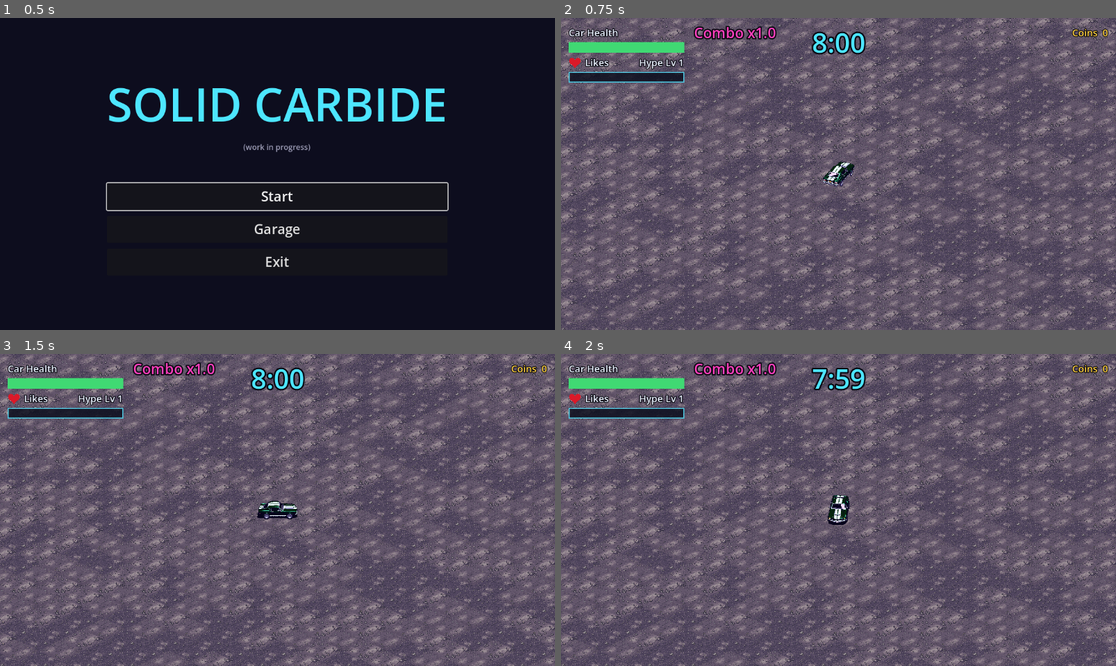
Above: before the commit, frames 1-4 (two rows, left to right).
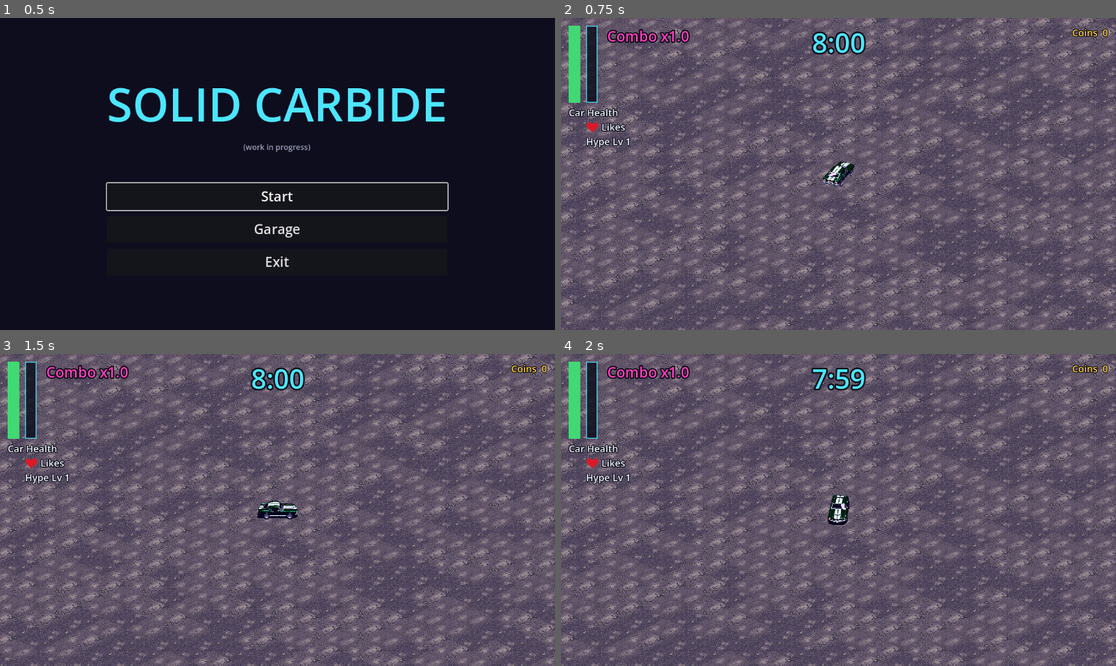
Above: after the commit, the same moments.

Repository: akyrat/solid-carbide-game
Game: Godot game, scene res://scenes/game/game.tscn
Two runs of this game, one before a commit and one after it. Both use one fixed random seed, a clock stepped at 60 frames per second and the inputs below.
Inputs (mouse positions are in pixels of both pictures, inside the frame that each line leads up to):
- Up to frame 1 (0.5 s): no input
- Up to frame 2 (0.75 s): click "Start" at 0.5 s
- Up to frame 3 (1.5 s): tap Enter at 1.25 s; move the mouse to (399, 494) at 1.27 s; hold D (car_steer_right) from 1.28 s (still down); tap Tab (toggle_tuning_panel) at 1.35 s; click (399, 494) at 1.42 s
- Up to frame 4 (2 s): keep holding D (car_steer_right)

Frame 1 is identical in both runs. In frame 2, 3.6% of the frame differs, in the area x 1-39%, y 2-42%; in frame 3, 3.6%; in frame 4, 3.6%.

Commit message:
T-113: health and likes bars upright side by side at the top left
Co-Authored-By: Claude Opus 5.5 <noreply@anthropic.com>

Diff:
--- a/game/scripts/hud/hud.gd
+++ b/game/scripts/hud/hud.gd
@@ -1,8 +1,9 @@
 class_name Hud
 extends CanvasLayer
-## The run's HUD (tasks T-090 and T-049): the timer at the top centre, the
-## car's health bar, the likes bar with the heart and the level at the top
-## left, and the coins at the top right. The HUD only shows values: the run
+## The run's HUD (tasks T-090, T-049 and T-113): the timer at the top centre,
+## the car's health bar and the likes bar standing upright side by side at the
+## top left (labels stacked under them, each starting at its bar's left edge),
+## and the coins at the top right. The HUD only shows values: the run
 ## state owns them (`time_left_changed`, `health_changed`, `xp_changed`,
 ## `coins_changed`). The texts are from T-048.
 
@@ -12,7 +13,13 @@
 const LABEL_COLOR := Color(0.92, 0.95, 1.0)
 const OUTLINE_COLOR := Color(0.03, 0.03, 0.06)
 const MARGIN := 16
-const BAR_SIZE := Vector2(240, 22)
+## Upright bars (T-113): narrow, filling from the bottom up.
+const BAR_SIZE := Vector2(24, 160)
+## Space between the health bar and the likes bar.
+const BAR_GAP := 12
+## Space between the bars and the first label line, and between label lines.
+const LABEL_GAP := 6
+const LINE_GAP := 2
 const HEALTH_COLOR := Color(0.25, 0.85, 0.45)
 const LIKES_COLOR := Color(0.7, 0.45, 1.0)
 const COINS_COLOR := Color(1.0, 0.82, 0.25)
@@ -41,10 +48,11 @@
 var coins_label: Label
 var coins_value_label: Label
 var heart: Control
-## The combo counter (T-083), to the right of the likes row.
+## The combo counter (T-083), to the right of the likes bar, near its top.
 var combo_label: Label
-## The left column; the combo counter (T-083) goes next to the likes bar.
-var left_column: VBoxContainer
+## The top-left area holding both bars and their labels (T-113).
+var left_column: Control
+## The heart and "Likes", under the likes bar.
 var likes_row: HBoxContainer
 var _state: RunState
 
@@ -73,21 +81,22 @@
 
 
 func _build_left() -> void:
-	left_column = VBoxContainer.new()
+	left_column = Control.new()
 	left_column.name = "Left"
-	left_column.add_theme_constant_override("separation", 6)
 	left_column.position = Vector2(MARGIN, MARGIN)
+	left_column.mouse_filter = Control.MOUSE_FILTER_IGNORE
 	add_child(left_column)
+
+	health_bar = _make_bar("HealthBar", HEALTH_COLOR)
+	left_column.add_child(health_bar)
+	likes_bar = _make_bar("LikesBar", LIKES_COLOR)
+	left_column.add_child(likes_bar)
 
 	health_label = _make_label("HealthLabel", TEXT_HEALTH)
 	left_column.add_child(health_label)
-	health_bar = _make_bar("HealthBar", HEALTH_COLOR)
-	left_column.add_child(health_bar)
-
 	likes_row = HBoxContainer.new()
 	likes_row.name = "LikesRow"
-	likes_row.add_theme_constant_override("separation", 8)
-	likes_row.custom_minimum_size.x = BAR_SIZE.x
+	likes_row.add_theme_constant_override("separation", 6)
 	left_column.add_child(likes_row)
 	heart = Control.new()
 	heart.name = "Heart"
@@ -100,11 +109,26 @@
 	likes_label = _make_label("LikesLabel", TEXT_LIKES)
 	likes_row.add_child(likes_label)
 	level_label = _make_label("LevelLabel", TEXT_LEVEL.format({"level": 1}))
-	level_label.size_flags_horizontal = Control.SIZE_EXPAND_FILL
-	level_label.horizontal_alignment = HORIZONTAL_ALIGNMENT_RIGHT
-	likes_row.add_child(level_label)
-	likes_bar = _make_bar("LikesBar", LIKES_COLOR)
-	left_column.add_child(likes_bar)
+	left_column.add_child(level_label)
+	_layout_left()
+	for c: Control in [health_label, likes_row, level_label]:
+		c.resized.connect(_layout_left)
+
+
+## The bars side by side, health on the left; under them three label lines,
+## each starting at its bar's left edge: "Car Health", then the heart and
+## "Likes", then "Hype Lv {level}".
+func _layout_left() -> void:
+	health_bar.position = Vector2.ZERO
+	health_bar.size = BAR_SIZE
+	likes_bar.position = Vector2(BAR_SIZE.x + BAR_GAP, 0.0)
+	likes_bar.size = BAR_SIZE
+	var y := BAR_SIZE.y + LABEL_GAP
+	for line: Array in [[health_label, 0.0], [likes_row, likes_bar.position.x], [level_label, likes_bar.position.x]]:
+		var c: Control = line[0]
+		c.size = c.get_combined_minimum_size()
+		c.position = Vector2(line[1], y)
+		y += c.size.y + LINE_GAP
 
 
 func _build_coins() -> void:
@@ -131,16 +155,13 @@
 	combo_label.add_theme_constant_override("outline_size", 10)
 	add_child(combo_label)
 	_place_combo()
-	likes_row.resized.connect(_place_combo)
 	combo_label.resized.connect(_place_combo)
 
 
-## Puts the counter right of the likes row, centred on the row's height.
+## Puts the counter right of the likes bar, level with the bar's top.
 func _place_combo() -> void:
-	var row_rect := likes_row.get_global_rect()
-	combo_label.position = Vector2(
-		row_rect.end.x + COMBO_GAP,
-		row_rect.position.y + (row_rect.size.y - combo_label.size.y) / 2.0)
+	var bar := likes_bar.get_global_rect()
+	combo_label.position = Vector2(bar.end.x + COMBO_GAP, bar.position.y)
 
 
 ## "Combo x2.5": the multiplier without trailing zeros.
@@ -163,6 +184,7 @@
 	var b := ProgressBar.new()
 	b.name = bar_name
 	b.custom_minimum_size = BAR_SIZE
+	b.fill_mode = ProgressBar.FILL_BOTTOM_TO_TOP
 	b.show_percentage = false
 	b.min_value = 0.0
 	b.max_value = 1.0
--- a/game/tests/fixtures/hud_from_menu_demo.gd
+++ b/game/tests/fixtures/hud_from_menu_demo.gd
@@ -1,7 +1,8 @@
 extends Node
 ## Test fixture for a screenshot of the HUD in a run started from the main
 ## menu (task T-049): opens the game, presses Start, then gives the run some
-## damage, likes and coins so every part of the HUD shows a value.
+## damage, likes, coins and a combo so every part of the HUD shows a value
+## (since T-113 the health and likes bars stand upright at the top left).
 
 
 func _ready() -> void:
@@ -14,3 +15,5 @@
 	state.damage_car(state.max_health * 0.3)
 	state.add_xp(state.xp_needed() * 1.4)
 	state.add_coins(37)
+	state.add_trick("alternate_drift")
+	state.add_trick("three_sixty")
--- a/game/tests/unit/hud/test_hud_combo.gd
+++ b/game/tests/unit/hud/test_hud_combo.gd
@@ -33,15 +33,20 @@
 	assert_eq(r.hud.combo_label.text, "Combo x6.0")
 
 
-func test_counter_is_right_of_the_likes_row_and_clear_of_the_rest() -> void:
+func test_counter_is_right_of_the_likes_bar_and_clear_of_the_rest() -> void:
 	var r := _run()
 	await get_tree().process_frame
 	var hud: Hud = r.hud
 	var c := hud.combo_label.get_global_rect()
-	assert_gt(c.position.x, hud.likes_row.get_global_rect().end.x, "right of the likes row")
+	var bar := hud.likes_bar.get_global_rect()
+	assert_gt(c.position.x, bar.end.x, "right of the likes bar (T-113)")
+	assert_lt(c.position.y, bar.position.y + bar.size.y / 2.0, "near the bar's top")
 	assert_false(c.intersects(hud.timer_label.get_global_rect()), "clear of the timer")
 	assert_false(c.intersects(hud.coins_label.get_global_rect()), "clear of the coins")
 	assert_false(c.intersects(hud.health_bar.get_global_rect()), "clear of the health bar")
+	assert_false(c.intersects(bar), "clear of the likes bar")
+	for l: Control in [hud.health_label, hud.likes_row, hud.level_label]:
+		assert_false(c.intersects(l.get_global_rect()), "clear of %s" % l.name)
 
 
 func test_counter_is_not_red() -> void:
--- /dev/null
+++ b/game/tests/unit/hud/test_hud_layout.gd
@@ -0,0 +1,166 @@
+extends GutTest
+## Task T-113: the car's health bar and the likes bar stand upright, side by
+## side at the top left, and no HUD element overlaps another, the pause
+## strip's content or the middle of the screen (where the car and its trick
+## popups are).
+
+const RUN := preload("res://scenes/run/run.tscn")
+const GAME := preload("res://scenes/game/game.tscn")
+const HUD_SCENE := preload("res://scenes/hud/hud.tscn")
+const TEST_SETTINGS := "user://test_settings_t113.cfg"
+
+
+func before_each() -> void:
+	GameSettings.path = TEST_SETTINGS
+	DirAccess.remove_absolute(TEST_SETTINGS)
+
+
+func after_each() -> void:
+	get_tree().paused = false
+	DirAccess.remove_absolute(TEST_SETTINGS)
+	GameSettings.path = GameSettings.DEFAULT_PATH
+
+
+## A viewport the size of the game window: headless, the root viewport is
+## only 64x64, so screen positions are checked inside one of these.
+func _screen(size := Vector2i.ZERO) -> SubViewport:
+	if size == Vector2i.ZERO:
+		size = Vector2i(
+			ProjectSettings.get_setting("display/window/size/viewport_width"),
+			ProjectSettings.get_setting("display/window/size/viewport_height"))
+	var sv := SubViewport.new()
+	sv.size = size
+	add_child_autofree(sv)
+	return sv
+
+
+func _run() -> Node2D:
+	var r: Node2D = RUN.instantiate()
+	_screen().add_child(r)
+	return r
+
+
+## Every HUD element with a rectangle on screen, by name.
+func _parts(hud: Hud) -> Dictionary:
+	return {
+		"health bar": hud.health_bar.get_global_rect(),
+		"likes bar": hud.likes_bar.get_global_rect(),
+		"Car Health": hud.health_label.get_global_rect(),
+		"heart": hud.heart.get_global_rect(),
+		"Likes": hud.likes_label.get_global_rect(),
+		"Hype Lv": hud.level_label.get_global_rect(),
+		"combo": hud.combo_label.get_global_rect(),
+		"timer": hud.timer_label.get_global_rect(),
+		"coins": hud.coins_label.get_parent().get_global_rect(),
+	}
+
+
+func _assert_no_overlaps(hud: Hud, where: String) -> void:
+	var parts := _parts(hud)
+	var names: Array = parts.keys()
+	for i in names.size():
+		var a: Rect2 = parts[names[i]]
+		assert_gt(a.size.x, 0.0, "%s: %s has a size" % [where, names[i]])
+		for j in range(i + 1, names.size()):
+			# The heart sits inside the likes row with "Likes": the row is one line.
+			if [names[i], names[j]] == ["heart", "Likes"]:
+				assert_false(a.intersects(parts["Likes"]), "%s: heart beside Likes" % where)
+				continue
+			assert_false(a.intersects(parts[names[j]]),
+				"%s: %s and %s do not overlap" % [where, names[i], names[j]])
+
+
+func test_bars_are_upright_and_fill_bottom_up() -> void:
+	var r := _run()
+	await get_tree().process_frame
+	var hud: Hud = r.hud
+	for bar: ProgressBar in [hud.health_bar, hud.likes_bar]:
+		assert_eq(bar.fill_mode, ProgressBar.FILL_BOTTOM_TO_TOP, "%s fills bottom up" % bar.name)
+		var rect := bar.get_global_rect()
+		assert_gt(rect.size.y, rect.size.x * 4.0, "%s stands upright" % bar.name)
+	assert_eq(hud.health_bar.size, hud.likes_bar.size, "same size")
+
+
+func test_bars_side_by_side_at_the_top_left() -> void:
+	var r := _run()
+	await get_tree().process_frame
+	var hud: Hud = r.hud
+	var view := hud.get_viewport().get_visible_rect().size
+	var h := hud.health_bar.get_global_rect()
+	var l := hud.likes_bar.get_global_rect()
+	assert_lt(h.end.x, l.position.x, "health bar left of the likes bar")
+	assert_lt(l.position.x - h.end.x, 20.0, "a small gap only")
+	assert_eq(h.position.y, l.position.y, "tops level")
+	for rect: Rect2 in [h, l]:
+		assert_lt(rect.end.x, view.x * 0.25, "in the left quarter")
+		assert_lt(rect.position.y, view.y * 0.1, "starts at the top")
+		assert_lt(rect.end.y, view.y * 0.5, "in the top half")
+	assert_almost_eq(h.position.x, float(Hud.MARGIN), 0.5, "on the far left")
+
+
+func test_labels_sit_under_their_bars() -> void:
+	var r := _run()
+	await get_tree().process_frame
+	var hud: Hud = r.hud
+	var h := hud.health_bar.get_global_rect()
+	var l := hud.likes_bar.get_global_rect()
+	var health := hud.health_label.get_global_rect()
+	var row := hud.likes_row.get_global_rect()
+	var level := hud.level_label.get_global_rect()
+	assert_gte(health.position.y, h.end.y, "Car Health under the bars")
+	assert_almost_eq(health.position.x, h.position.x, 0.5, "starts at the health bar")
+	assert_almost_eq(row.position.x, l.position.x, 0.5, "heart and Likes start at the likes bar")
+	assert_almost_eq(level.position.x, l.position.x, 0.5, "Hype Lv starts at the likes bar")
+	assert_gte(row.position.y, health.end.y, "Likes line under Car Health")
+	assert_gte(level.position.y, row.end.y, "Hype Lv line under Likes")
+
+
+func test_nothing_overlaps_in_a_run() -> void:
+	var r := _run()
+	r.state.add_xp(r.state.xp_needed() * 1.4)
+	for i in 30:
+		r.state.add_trick("alternate_drift")
+	r.state.add_coins(999)
+	await get_tree().process_frame
+	_assert_no_overlaps(r.hud, "game window")
+
+
+func test_left_area_is_clear_of_the_middle() -> void:
+	# The car is drawn at the middle of the screen; its trick popups go just above it.
+	var r := _run()
+	for i in 30:
+		r.state.add_trick("alternate_drift")
+	await get_tree().process_frame
+	var view: Vector2 = r.hud.get_viewport().get_visible_rect().size
+	var middle := Rect2(view * 0.5 - Vector2(250, 150), Vector2(500, 250))
+	for n: String in ["health bar", "likes bar", "Car Health", "heart", "Likes", "Hype Lv", "combo"]:
+		assert_false(_parts(r.hud)[n].intersects(middle), "%s clear of the car and popups" % n)
+
+
+func test_window_sizes() -> void:
+	for size: Vector2i in [Vector2i(1152, 648), Vector2i(1280, 720), Vector2i(1920, 1080), Vector2i(1024, 576)]:
+		var sv := _screen(size)
+		var hud: Hud = HUD_SCENE.instantiate()
+		sv.add_child(hud)
+		hud.level_label.text = Hud.TEXT_LEVEL.format({"level": 99})
+		hud.combo_label.text = Hud.combo_text(5.75)
+		hud.coins_value_label.text = "99999"
+		await get_tree().process_frame
+		_assert_no_overlaps(hud, "%dx%d" % [size.x, size.y])
+
+
+func test_clear_of_the_pause_strip_content() -> void:
+	var game: Node = GAME.instantiate()
+	_screen().add_child(game)
+	game.menu.start_button.pressed.emit()
+	await get_tree().process_frame
+	await get_tree().process_frame
+	var hud: Hud = game.run.hud
+	var pause: CanvasLayer = game.pause_screen
+	pause.toggle()
+	await get_tree().process_frame
+	assert_true(pause.visible, "paused")
+	var content: Rect2 = pause.title_label.get_parent().get_global_rect()
+	for n: String in ["health bar", "likes bar", "Car Health", "heart", "Likes", "Hype Lv", "combo", "timer"]:
+		assert_false(_parts(hud)[n].intersects(content), "%s clear of the pause strip's text and slider" % n)
+	pause.toggle()
Not shown, added: game/tests/unit/hud/test_hud_layout.gd.uid
Not shown, changed: docs/hud-and-menus.md
Not shown, changed: game/README.md
Not shown, changed: tasks/T-113-hud-vertical-health-and-likes-bars.md
